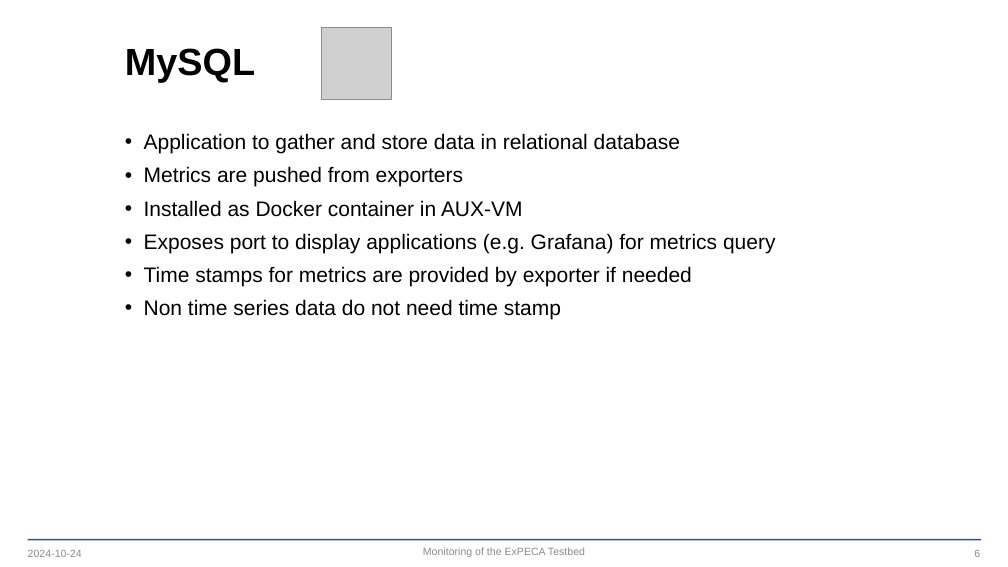
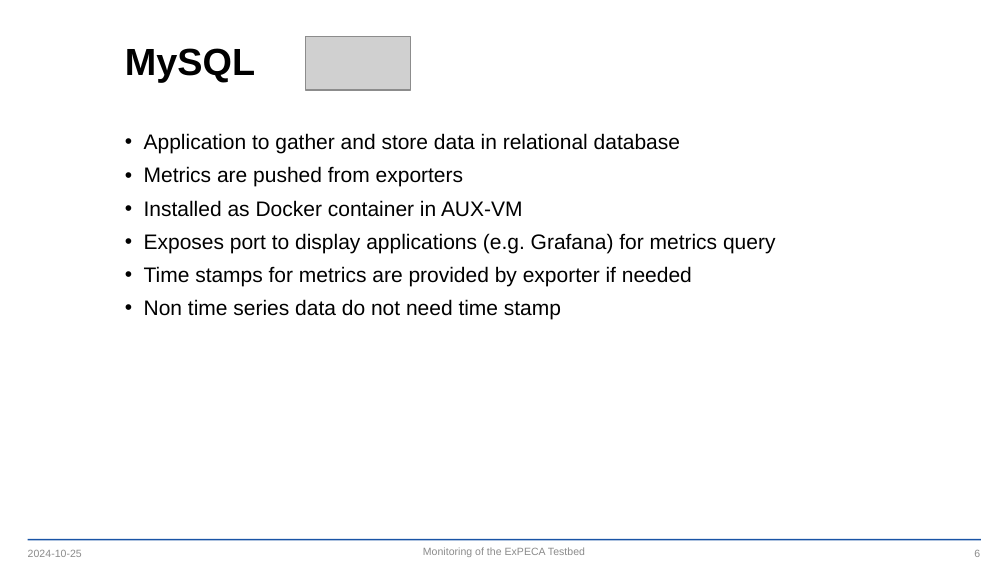
Before and after one commit to KTH-EXPECA/admin-tools, a slide deck: slide 6 of monitoring/expeca-monitoring.pptx. Drawn at 1008x567 pixels with LibreOffice and Linux fonts; fonts in the diff are those of the drawing; grey boxes stand for pictures; background and template pictures are left out. Boxes give left, top, right and bottom in pixels: in the first picture for what was removed or moved away, otherwise in the second. Text is boxed around its words. In the diff, an @@ line names an element or a change of style, - is before the commit and + after.

```diff
--- a/monitoring/expeca-monitoring.pptx
+++ b/monitoring/expeca-monitoring.pptx
@@ picture: place and size @@
-picture at [322,27,392,99]
+picture at [305,36,410,90]
@@ text at [28,550,82,557]: text changed @@
-2024-10-24
+2024-10-25
```
Also in this commit, not shown: 13 other slides changed.
